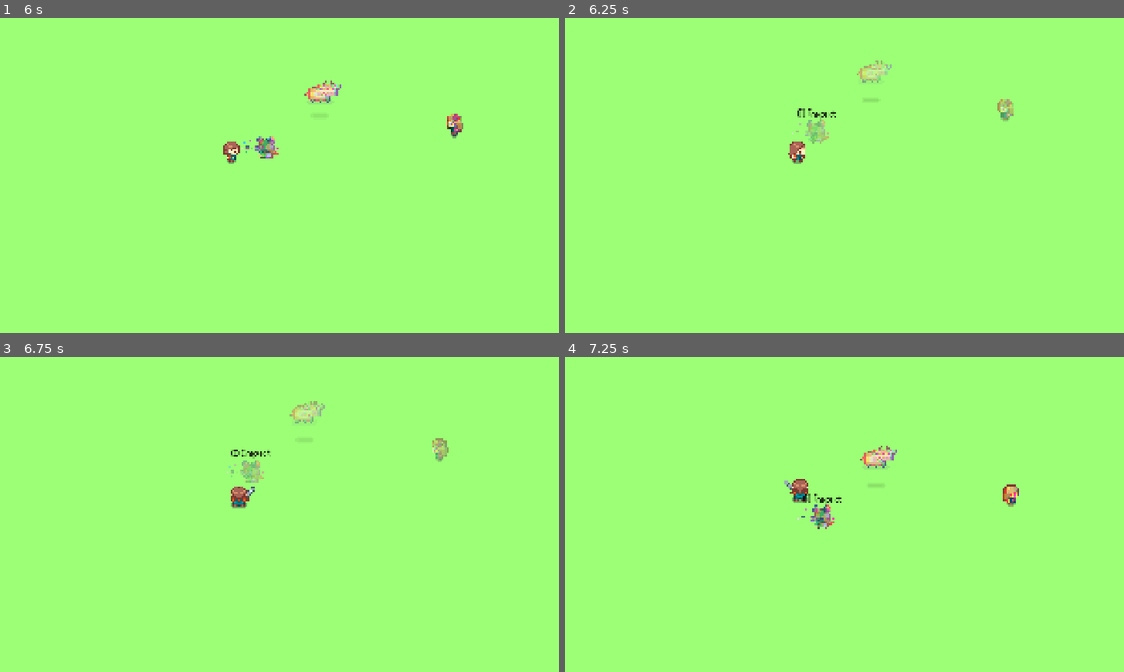
Above: before the commit, frames 1-4 (two rows, left to right).
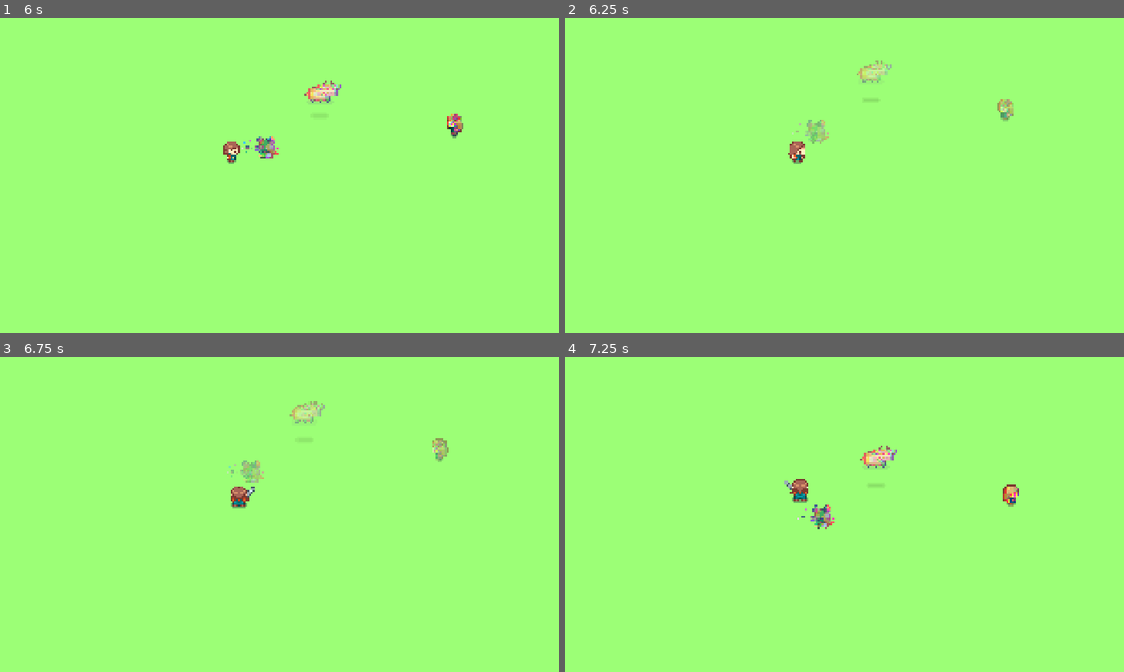
Above: after the commit, the same moments.

Repository: ZahraaZahir/tracy-client
Game: Godot game, scene res://world/world.tscn
Two runs of this game, one before a commit and one after it. Both use one fixed random seed, a clock stepped at 60 frames per second and the inputs below.
Inputs:
- Up to frame 1 (6 s): hold Right (right) 0.53-1.28 s; tap Space (attack) every 1.5 s from 0.6 to 5.1 s; hold Down (down) 1.28-2.03 s; tap I (interact) every 1.5 s from 1.35 to 5.85 s; hold Right (right) 2.03-2.78 s; hold Up (up) 2.78-3.53 s; hold Left (left) 3.53-5.03 s; hold Down (down) 5.03-5.78 s; hold Right (right) from 5.78 s (still down)
- Up to frame 2 (6.25 s): keep holding Right (right)
- Up to frame 3 (6.75 s): release Right (right) at 6.53 s; hold Up (up) from 6.53 s (still down); tap Space (attack) at 6.6 s
- Up to frame 4 (7.25 s): keep holding Up (up)

Frame 1 is identical in both runs. In frame 2, 0.1% of the frame differs, in the area x 41-49%, y 28-33%; in frame 3, less than 0.1%; in frame 4, less than 0.1%.

Commit message:
fix: inspect prompt showing even after fixing the NPC

Diff:
--- a/autoloads/base_api_service.gd
+++ b/autoloads/base_api_service.gd
@@ -2,7 +2,7 @@
 
 const BASE_URL = "http://localhost:3050/api/v1"
 
-var auth_token: String ="eyJhbGciOiJIUzI1NiIsInR5cCI6IkpXVCJ9.eyJ1c2VySWQiOiI1NjJiZTRhNi1mZTk2LTQ4MmEtYWUzNS0yNTg4NDRkNzkyODgiLCJpYXQiOjE3NzQ4MTQwOTUsImV4cCI6MTc3NTQxODg5NX0.4S1yD8JsN_9qUU8lwlFTHqRzjFLkwGHQ4FgVQJnuDHk"
+var auth_token: String = "eyJhbGciOiJIUzI1NiIsInR5cCI6IkpXVCJ9.eyJ1c2VySWQiOiI5YTg1NGJlOC1jNTA5LTRhMzItYjU4Yi1lYzRhOGNmNTIwYWQiLCJpYXQiOjE3NzQ4MTU5ODgsImV4cCI6MTc3NTQyMDc4OH0.lUXW4HRkE8-m7XIL1RXpghqjEUsBvFbc6iVA4eZoDoQ"
 
 signal request_finished(endpoint: String, success: bool, data: Dictionary)
 
--- a/entities/base/interactable_entity.gd
+++ b/entities/base/interactable_entity.gd
@@ -9,8 +9,9 @@
 	set(value):
 		is_fixed = value
 		if is_fixed:
-			player_left.emit()
+			EntityService.request_prompt_hide.emit()
 		_apply_visual_state()
+
 
 @onready var anim: AnimationPlayer = $AnimationPlayer
 @onready var sprite: Sprite2D = $Sprite2D
@@ -46,7 +47,6 @@
 
 func _on_player_entered(body: Node2D) -> void:
 	if body.name == "Player":
-		print("DEBUG: Player entered zone of ", entity_id) # <--- Add this
 		player_is_near = true
 		if not is_fixed:
 			EntityService.request_prompt_show.emit(self)
@@ -54,7 +54,7 @@
 func _on_player_exited(body: Node2D) -> void:
 	if body.name == "Player":
 		player_is_near = false
-		player_left.emit()
+		EntityService.request_prompt_hide.emit()
 
 func _on_entity_fixed_externally(fixed_id: String) -> void:
 	if fixed_id == entity_id:
